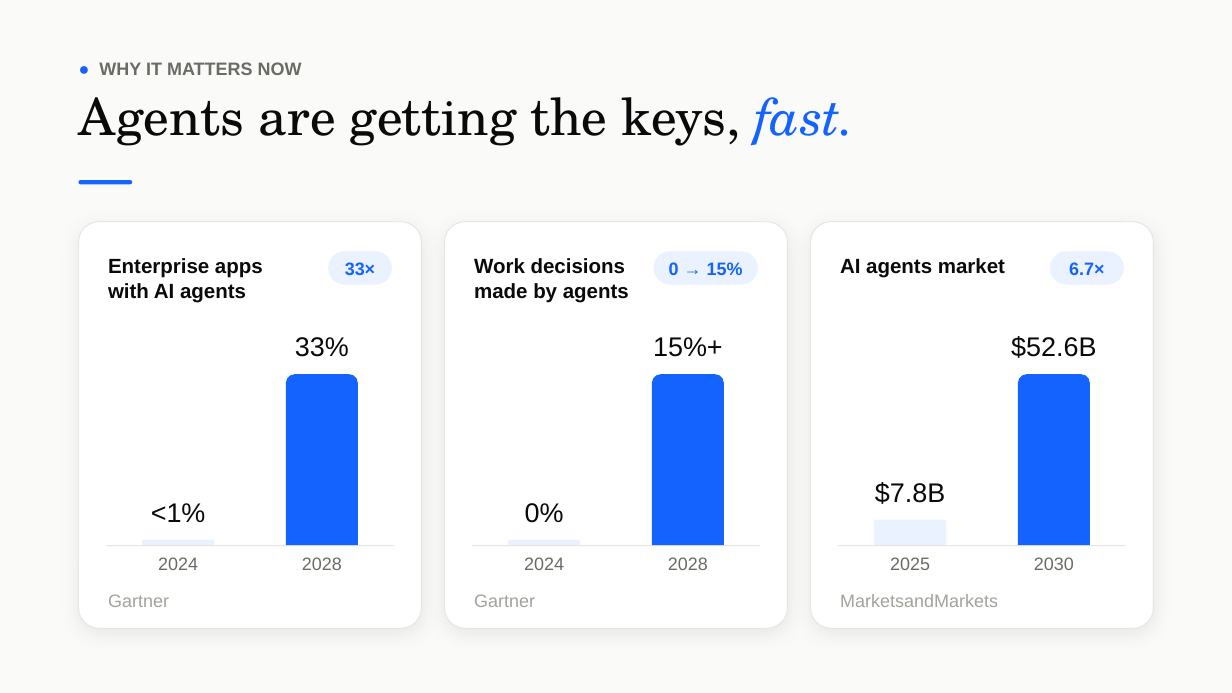
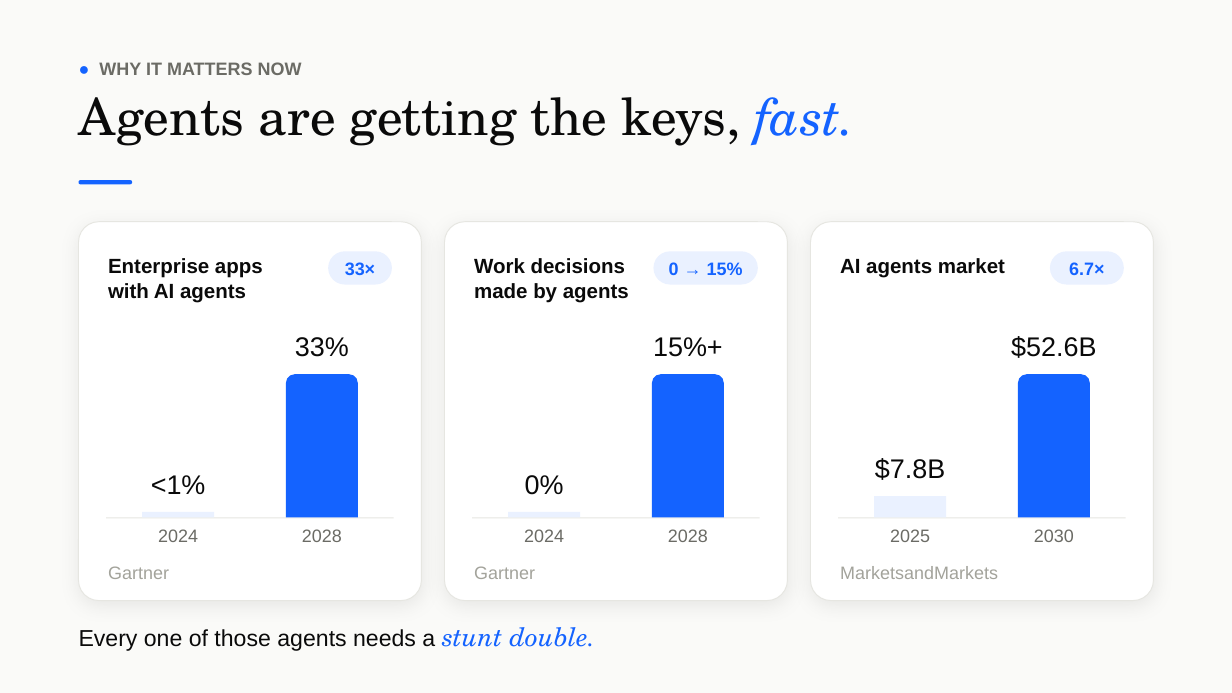
Before and after one commit to vidigoat/stunt-double, a slide deck: slide 9 of presentation/StuntDouble.pptx. Drawn at 1232x693 pixels with LibreOffice and Linux fonts; fonts in the diff are those of the drawing. Boxes give left, top, right and bottom in pixels: in the first picture for what was removed or moved away, otherwise in the second. Text is boxed around its words. In the diff, an @@ line names an element or a change of style, - is before the commit and + after.

```diff
--- a/presentation/StuntDouble.pptx
+++ b/presentation/StuntDouble.pptx
@@ rounded rectangle: place and size @@
-rounded rectangle at <box>79,222,421,628</box>
+rounded rectangle at <box>79,222,421,601</box>
@@ rounded rectangle: place and size @@
-rounded rectangle at <box>445,222,787,628</box>
+rounded rectangle at <box>445,222,787,601</box>
@@ rounded rectangle: place and size @@
-rounded rectangle at <box>811,222,1153,628</box>
+rounded rectangle at <box>811,222,1153,601</box>
@@ round same rect: place and size @@
-round same rect at <box>286,374,358,545</box>
+round same rect at <box>286,374,358,518</box>
@@ round same rect: place and size @@
-round same rect at <box>653,374,725,545</box>
+round same rect at <box>653,374,725,518</box>
@@ round same rect: place and size @@
-round same rect at <box>1019,374,1091,545</box>
+round same rect at <box>1019,374,1091,518</box>
@@ round same rect: place and size @@
-round same rect at <box>874,519,946,545</box>
+round same rect at <box>874,496,946,518</box>
@@ 3 texts, 3 rectangles: place and size @@
-3 texts, 3 rectangles at <box>106,482,1126,546</box>
+3 texts, 3 rectangles at <box>106,458,1126,518</box>
@@ 9 texts, 2 round same rects: place and size @@
-9 texts, 2 round same rects at <box>108,540,1074,607</box>
+9 texts, 2 round same rects at <box>108,512,1074,579</box>
@@ text added at <box>79,627,596,651</box>, 18 pt, text #0A0A0A @@
+Every one of those agents needs a stunt double.
```
Also in this commit, not shown: 1 other slide changed, 2 other files.
